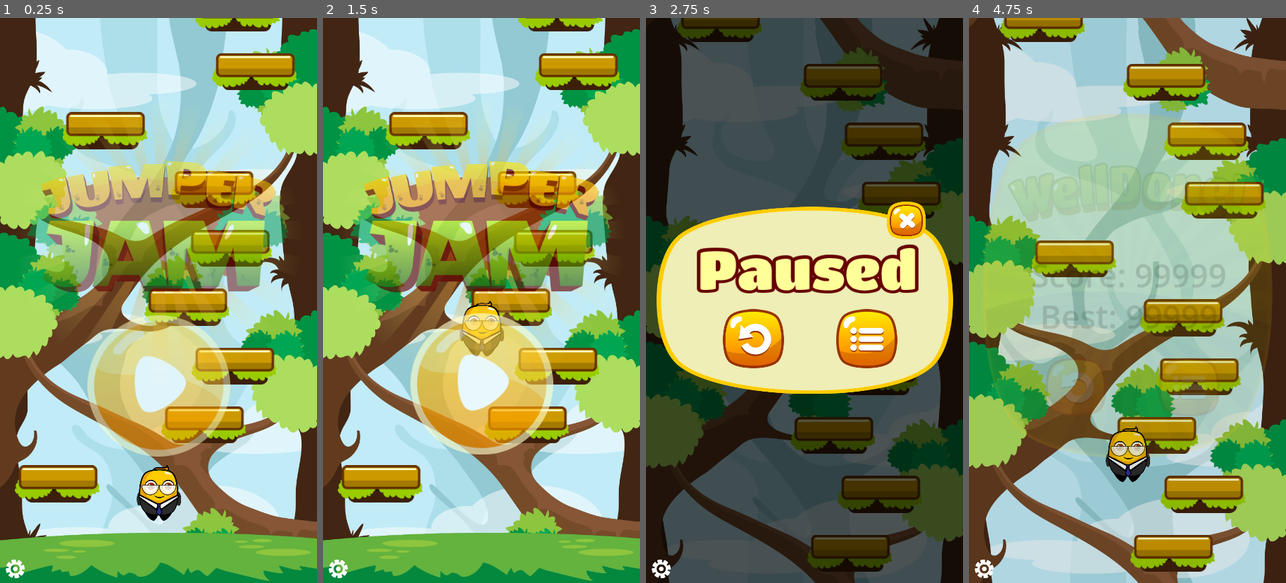
Above: before the commit, frames 1-4 (left to right).
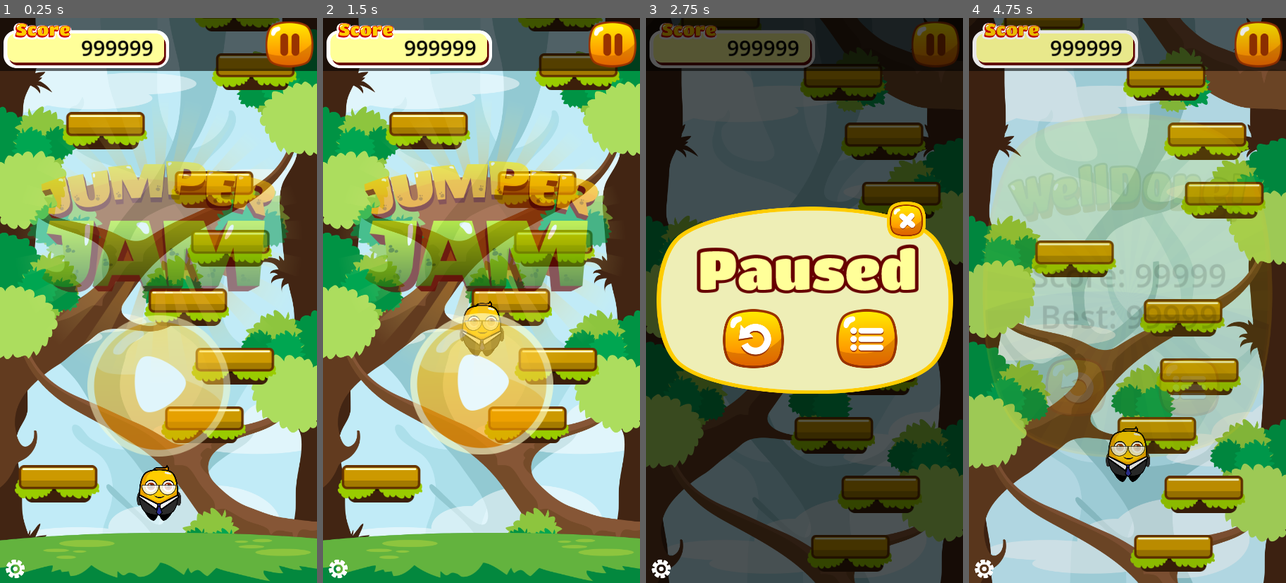
Above: after the commit, the same moments.

Repository: marleeeeeey/game_mvp_003_jumper_jam
Game: Godot game, scene res://scenes/main.tscn
The game is run twice, just before and just after one commit, with the same random seed, the same clock (stepped at 60 frames per second) and the same inputs.
Inputs (mouse positions are in pixels of both pictures, inside the frame that each line leads up to):
- Up to frame 1 (0.25 s): no input
- Up to frame 2 (1.5 s): click (611, 46) at 0.52 s; click (481, 385) at 1.25 s
- Up to frame 3 (2.75 s): hold D (move_right) from 2.03 s (still down)
- Up to frame 4 (4.75 s): release D (move_right) at 2.75 s; click (1076, 340) at 2.75 s; hold A (move_left) 3.53-4.25 s; click (1076, 385) at 4.25 s

The runs differ from the first frame. In frame 1, 9.3% of the frame differs, in the area x 0-100%, y 0-10%; in frame 2, 9.3%; in frame 3, 7.7%; in frame 4, 9.3%.

Commit message:
48. Create HUD top bar menu with scopes.

Diff:
--- a/scenes/game.tscn
+++ b/scenes/game.tscn
@@ -1,22 +1,15 @@
-[gd_scene load_steps=7 format=3 uid="uid://kg4la4ffe8xx"]
+[gd_scene load_steps=8 format=3 uid="uid://kg4la4ffe8xx"]
 
 [ext_resource type="Script" path="res://scripts/game.gd" id="1_610g2"]
 [ext_resource type="Texture2D" uid="uid://i43t33vuttjp" path="res://assets/textures/bg/Ground.png" id="3_7smnl"]
 [ext_resource type="PackedScene" uid="uid://dckvlkkqn2e7k" path="res://scenes/level_generator.tscn" id="3_gf2hf"]
 [ext_resource type="Texture2D" uid="uid://dyu4wu4gqk10" path="res://assets/textures/bg/Layer1.png" id="4_yekf0"]
 [ext_resource type="Texture2D" uid="uid://qy4no6brjqiy" path="res://assets/textures/bg/Layer2.png" id="5_gbco5"]
+[ext_resource type="PackedScene" uid="uid://dcwm3sjoylfgl" path="res://scenes/hud.tscn" id="5_k4i2r"]
 [ext_resource type="Texture2D" uid="uid://5u8kalwi3bse" path="res://assets/textures/bg/Layer3.png" id="6_smyya"]
 
 [node name="Game" type="Node2D"]
 script = ExtResource("1_610g2")
-
-[node name="LevelGenerator" parent="." instance=ExtResource("3_gf2hf")]
-
-[node name="GroundSprite" type="Sprite2D" parent="."]
-position = Vector2(256, 960)
-scale = Vector2(1, 0.7)
-texture = ExtResource("3_7smnl")
-offset = Vector2(0, -61)
 
 [node name="ParallaxBackground" type="ParallaxBackground" parent="."]
 
@@ -46,3 +39,16 @@
 scale = Vector2(0.675, 0.675)
 texture = ExtResource("6_smyya")
 centered = false
+
+[node name="UILayer" type="CanvasLayer" parent="."]
+layer = 100
+
+[node name="HUD" parent="UILayer" instance=ExtResource("5_k4i2r")]
+
+[node name="LevelGenerator" parent="." instance=ExtResource("3_gf2hf")]
+
+[node name="GroundSprite" type="Sprite2D" parent="."]
+position = Vector2(256, 960)
+scale = Vector2(1, 0.7)
+texture = ExtResource("3_7smnl")
+offset = Vector2(0, -61)
--- /dev/null
+++ b/scenes/hud.tscn
@@ -0,0 +1,66 @@
+[gd_scene load_steps=5 format=3 uid="uid://dcwm3sjoylfgl"]
+
+[ext_resource type="Texture2D" uid="uid://cfk0uhwmckk3o" path="res://assets/textures/ui/ScoreBox.png" id="1_dcr1c"]
+[ext_resource type="Script" path="res://scripts/hud.gd" id="1_vulxj"]
+[ext_resource type="Texture2D" uid="uid://cle7sodnif2b4" path="res://assets/textures/ui/PauseBtn.png" id="2_3pcty"]
+
+[sub_resource type="LabelSettings" id="LabelSettings_wg534"]
+font_size = 36
+font_color = Color(0, 0, 0, 1)
+
+[node name="HUD" type="Control"]
+layout_mode = 3
+anchors_preset = 15
+anchor_right = 1.0
+anchor_bottom = 1.0
+grow_horizontal = 2
+grow_vertical = 2
+script = ExtResource("1_vulxj")
+
+[node name="TopBarBR" type="ColorRect" parent="."]
+layout_mode = 1
+anchors_preset = 10
+anchor_right = 1.0
+offset_bottom = 90.0
+grow_horizontal = 2
+color = Color(0, 0, 0, 0.588235)
+
+[node name="TopBar" type="Control" parent="."]
+layout_mode = 1
+anchors_preset = 10
+anchor_right = 1.0
+offset_bottom = 90.0
+grow_horizontal = 2
+
+[node name="ScoreBox" type="TextureRect" parent="TopBar"]
+layout_mode = 0
+offset_left = 6.0
+offset_top = 8.0
+offset_right = 288.0
+offset_bottom = 85.0
+texture = ExtResource("1_dcr1c")
+expand_mode = 1
+
+[node name="ScoreLabel" type="Label" parent="TopBar"]
+layout_mode = 0
+offset_left = 26.0
+offset_top = 13.0
+offset_right = 262.0
+offset_bottom = 90.0
+text = "999999"
+label_settings = SubResource("LabelSettings_wg534")
+horizontal_alignment = 2
+vertical_alignment = 1
+
+[node name="PauseButton" type="TextureButton" parent="TopBar"]
+layout_mode = 1
+anchors_preset = 1
+anchor_left = 1.0
+anchor_right = 1.0
+offset_left = -94.0
+offset_bottom = 89.0
+grow_horizontal = 0
+texture_normal = ExtResource("2_3pcty")
+stretch_mode = 3
+
+[connection signal="pressed" from="TopBar/PauseButton" to="." method="_on_pause_button_pressed"]
--- a/scenes/screens.tscn
+++ b/scenes/screens.tscn
@@ -7,6 +7,7 @@
 [ext_resource type="PackedScene" uid="uid://cf8cq1f8d0f3b" path="res://scenes/pause_screen.tscn" id="4_rbw1o"]
 
 [node name="Screens" type="CanvasLayer"]
+layer = 101
 script = ExtResource("1_7uwko")
 
 [node name="TitleScreen" parent="." instance=ExtResource("3_wfrmb")]
--- /dev/null
+++ b/scripts/hud.gd
@@ -0,0 +1,5 @@
+extends Control
+
+
+func _on_pause_button_pressed():
+	pass
